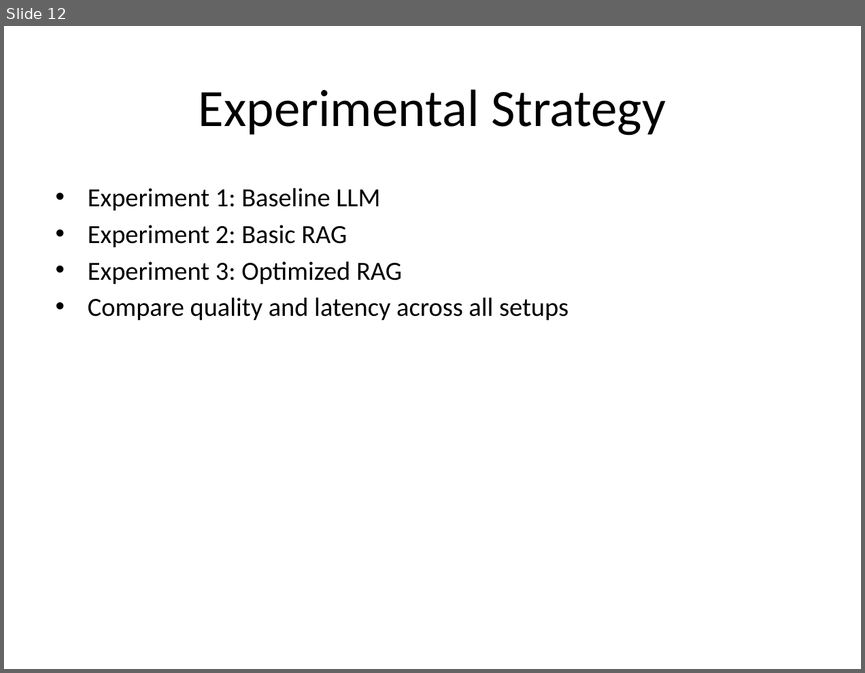
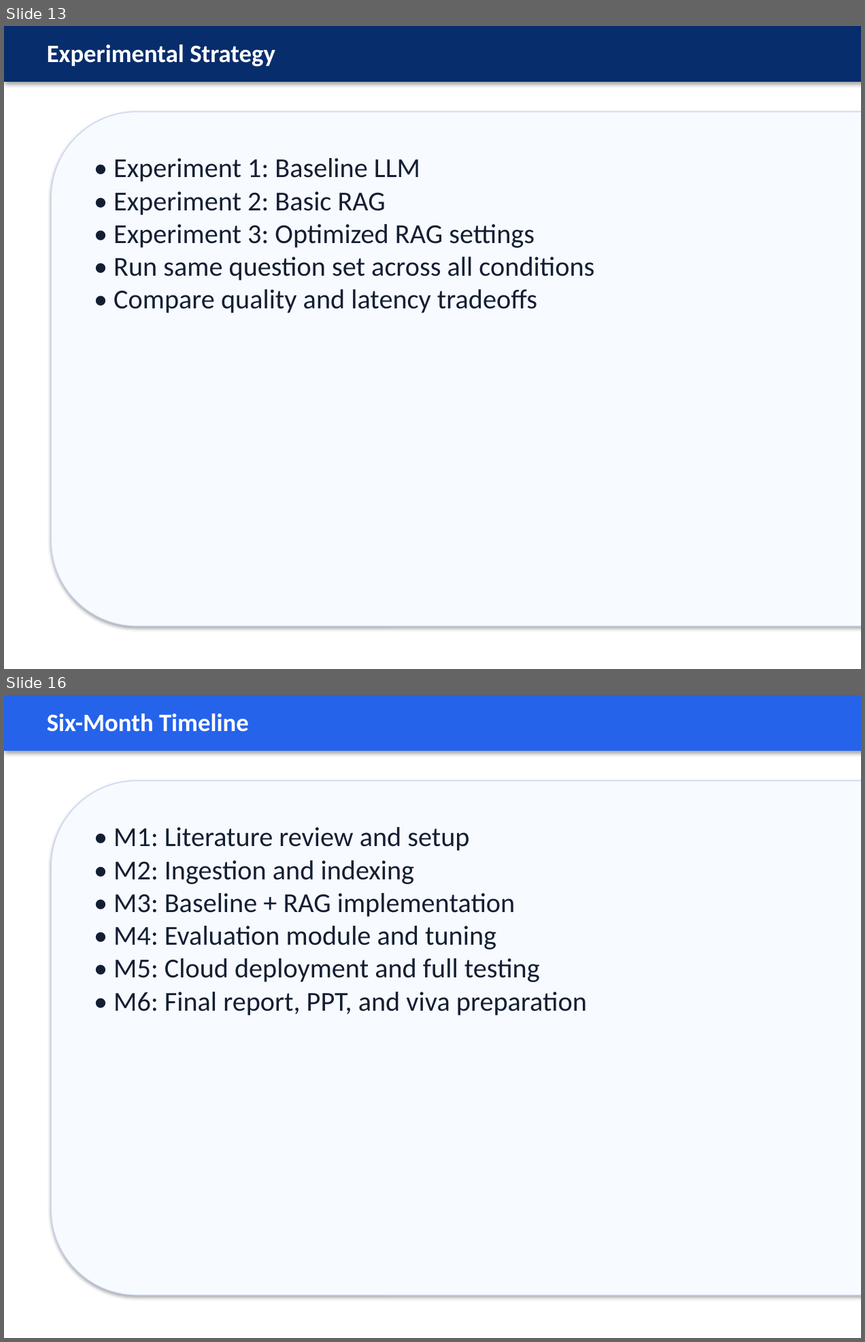
Before and after one commit to sundar0004/-Cloud-Based-RAG, a slide deck: docs/MSc_RAG_Project_Vels_University.pptx. Shown one above the other, each under a label of ours: slide 12 before the commit, slides 13 and 16 after it; the slides between them are not shown. The pictures are 865x673 and 865x1342 pixels, drawn with LibreOffice and Linux fonts; fonts in the diff are those of the drawing. Boxes give left, top, right and bottom in pixels: in the first picture for what was removed or moved away, otherwise in the second. Text is boxed around its words. In the diff, an @@ line names an element or a change of style, - is before the commit and + after.

```diff
--- a/docs/MSc_RAG_Project_Vels_University.pptx
+++ b/docs/MSc_RAG_Project_Vels_University.pptx
@@ slide 16 added at [4,695,861,1338], background #FFFFFF @@
@@ rectangle added at [4,695,861,751], fill #2563EB @@
@@ text added at [47,713,249,732], 21 pt, text #FFFFFF, bold @@
+Six-Month Timeline
@@ rounded rectangle added at [51,781,861,1295], fill #F7FAFF, outline #C6D7F2 0.75 pt @@
@@ text added at [113,827,587,1015], 23 pt, text #141E32 @@
+• M1: Literature review and setup
+• M2: Ingestion and indexing
+• M3: Baseline + RAG implementation
+• M4: Evaluation module and tuning
+• M5: Cloud deployment and full testing
+• M6: Final report, PPT, and viva preparation
@@ what was slide 12 is now slide 13 @@
@@ slide 13 changed as well @@
@@ rectangle added at [4,26,861,82], fill #082D6C @@
@@ text "Experimental Strategy": place and size @@
-text "Experimental Strategy" at [198,89,666,135]
+text "Experimental Strategy" at [47,44,275,67]
@@ text "Experimental Strategy" at [47,44,275,67]: size 44 to 21 pt, text colour #000000 to #FFFFFF, bold on; alignment centre to left; vertical alignment middle to top @@
@@ rounded rectangle added at [51,112,861,626], fill #F7FAFF, outline #C6D7F2 0.75 pt @@
@@ text at [113,158,594,313]: text changed; size 22 to 23 pt; text colour #000000 to #141E32 @@
-• Experiment 1: Baseline LLM
-• Experiment 2: Basic RAG
-• Experiment 3: Optimized RAG
-• Compare quality and latency across all setups
+• Experiment 1: Baseline LLM
+• Experiment 2: Basic RAG
+• Experiment 3: Optimized RAG settings
+• Run same question set across all conditions
+• Compare quality and latency tradeoffs
```
Also in this commit, not shown: 5 other slides changed, 13 other slides added, 13 slides removed, 1 other file.
